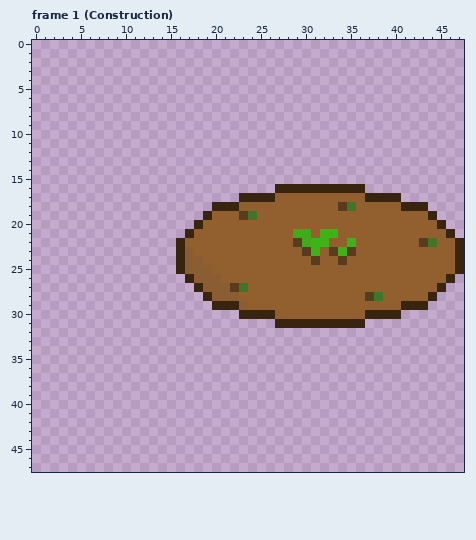
A pixel-art file gets an edit: Assets/Sprites/Towers/Twig Branch/Twig Shooter.aseprite. Above: the version before the commit.
64x64 pixels, 15 frames. Colours within 5 levels of each other are drawn and written as one. Shown: frame 1 (Construction). The old version is drawn lined up with the new one, on the new canvas. The commit also changed other frames, which this record leaves out.
Now the later version:
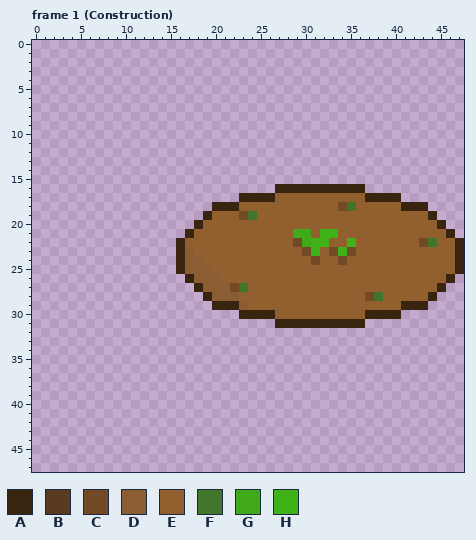
Palette (. is transparent): A #392410  B #593b20  C #724a25  D #8a5d33  E #925f2f  F #417529  G #40aa1b  H #3fb217
Author's note on the commit: Applied new shadow methods for Twig like towers #459
Change:
canvas 64x64 -> 48x48, the old top-left corner now at -16,0 (the part of the old canvas that was cut away was empty and is not shown)
--- frame 1 (Construction)
@@ x 20..45 @@
 17 ...AAAAEEEEEEEEEEAAAA.....
-18 AAAEEEEEEEEEEEBFEEEEEAAA..
-19 EEEBFEEEEEEEEEEEEEEEEEEEA.
+18 AAAEEEEEEEEEEECFEEEEEAAA..
+19 EEECFEEEEEEEEEEEEEEEEEEEA.
 20 EEEEEEEEEEEEEEEEEEEEEEEEEA
 21 EEEEEEEEEGGEHHEEEEEEEEEEEE
-22 EEEEEEEEEBGHHEEHEEEEEEEBFE
-23 EEEEEEEEEEBHEBHBEEEEEEEEEE
-24 EEEEEEEEEEEBEEBEEEEEEEEEEE
+22 EEEEEEEEECGHHEEHEEEEEEECFE
+23 EEEEEEEEEECHECHCEEEEEEEEEE
+24 EEEEEEEEEEECEECEEEEEEEEEEE
 25 EEEEEEEEEEEEEEEEEEEEEEEEEE
 26 DEEEEEEEEEEEEEEEEEEEEEEEEE
-27 DDBFEEEEEEEEEEEEEEEEEEEEEA
-28 DDDEEEEEEEEEEEEEEBFEEEEEA.
+27 DDCFEEEEEEEEEEEEEEEEEEEEEA
+28 DDDEEEEEEEEEEEEEECFEEEEEA.
 29 AAADEEEEEEEEEEEEEEEEEAAA..
Where, in picture pixels (left, top, right, bottom), the same in both pictures:
changed: (293, 202, 374, 301)
changed: (239, 211, 248, 220)
changed: (419, 238, 428, 247)
changed: (230, 283, 239, 292)
